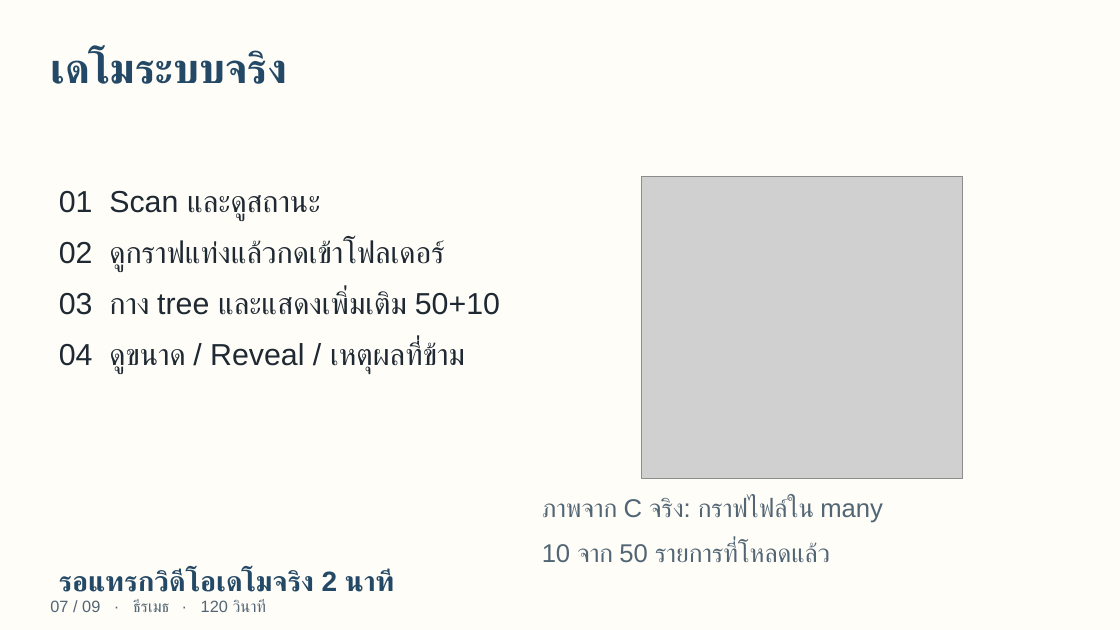
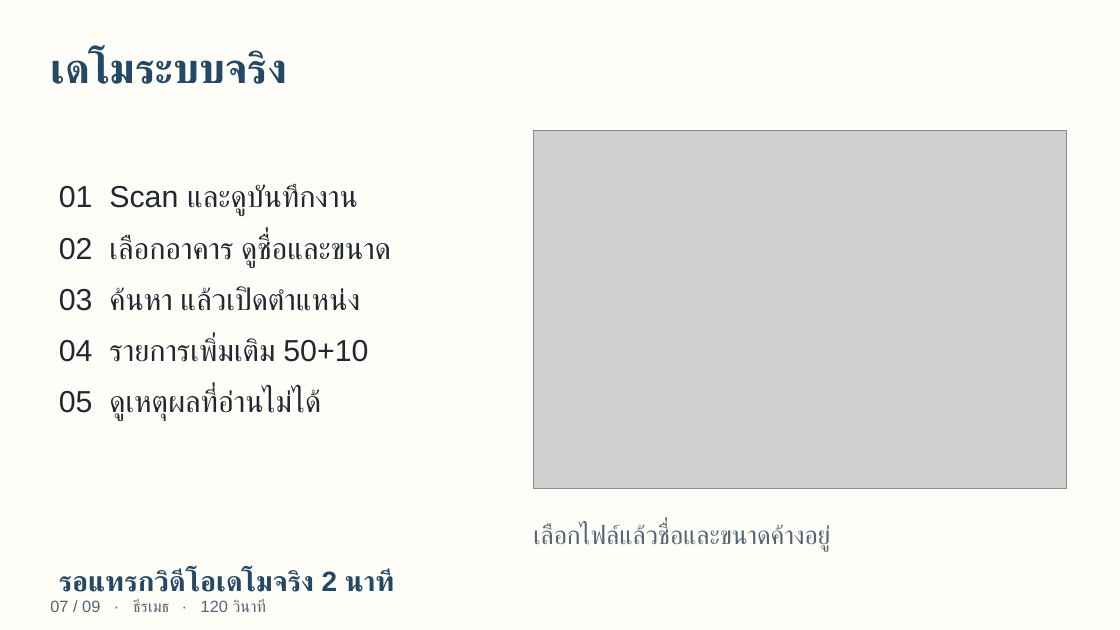
Before and after one commit to PavaritPramual/miniprojectOS2026, a slide deck: slide 7 of docs/CoreSpace-Recording.pptx. Drawn at 1120x630 pixels with LibreOffice and Linux fonts; fonts in the diff are those of the drawing; grey boxes stand for pictures. Boxes give left, top, right and bottom in pixels: in the first picture for what was removed or moved away, otherwise in the second. Text is boxed around its words. In the diff, an @@ line names an element or a change of style, - is before the commit and + after.

```diff
--- a/docs/CoreSpace-Recording.pptx
+++ b/docs/CoreSpace-Recording.pptx
@@ picture: place and size @@
-picture at bbox=[642, 176, 964, 479]
+picture at bbox=[534, 130, 1067, 488]
@@ text at bbox=[59, 184, 391, 420]: text changed @@
-01 Scan และดูสถานะ
-02 ดูกราฟแท่งแล้วกดเข้าโฟลเดอร์
-03 กาง tree และแสดงเพิ่มเติม 50+10
-04 ดูขนาด / Reveal / เหตุผลที่ข้าม
+01 Scan และดูบันทึกงาน
+02 เลือกอาคาร ดูชื่อและขนาด
+03 ค้นหา แล้วเปิดตำแหน่ง
+04 รายการเพิ่มเติม 50+10
+05 ดูเหตุผลที่อ่านไม่ได้
@@ text at bbox=[533, 524, 831, 551]: text changed @@
-ภาพจาก C จริง: กราฟไฟล์ใน many
-10 จาก 50 รายการที่โหลดแล้ว
+เลือกไฟล์แล้วชื่อและขนาดค้างอยู่
```
Also in this commit, not shown: 2 other slides changed, 11 other files.
